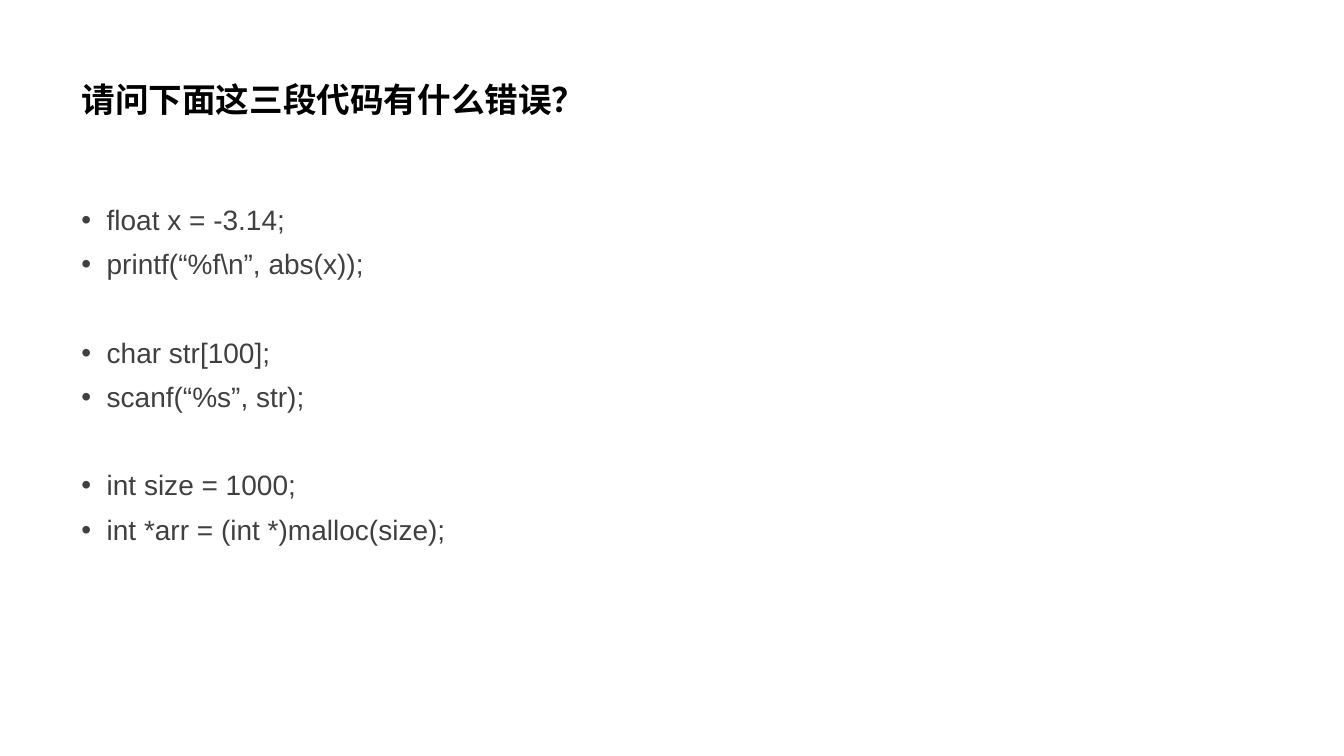
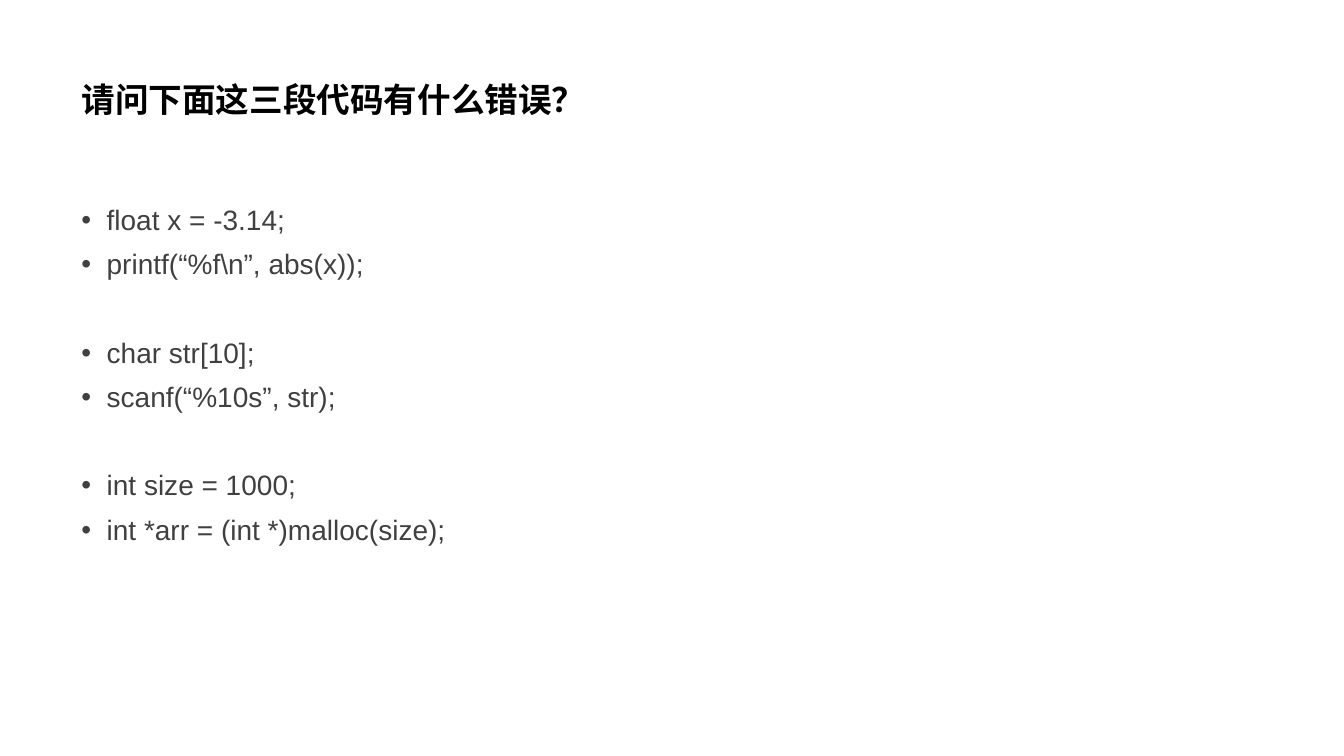
Before and after one commit to parallel101/course, a slide deck: slide 2 of 12/slides.pptx. Drawn at 1344x756 pixels with LibreOffice and Linux fonts; fonts in the diff are those of the drawing. Boxes give left, top, right and bottom in pixels: in the first picture for what was removed or moved away, otherwise in the second. Text is boxed around its words. In the diff, an @@ line names an element or a change of style, - is before the commit and + after.

```diff
--- a/12/slides.pptx
+++ b/12/slides.pptx
@@ text at [107, 342, 335, 412]: text changed @@
-• char str[100];
-• scanf(“%s”, str);
+• char str[10];
+• scanf(“%10s”, str);
```
Also in this commit, not shown: 4 slides added, 8 other files.
